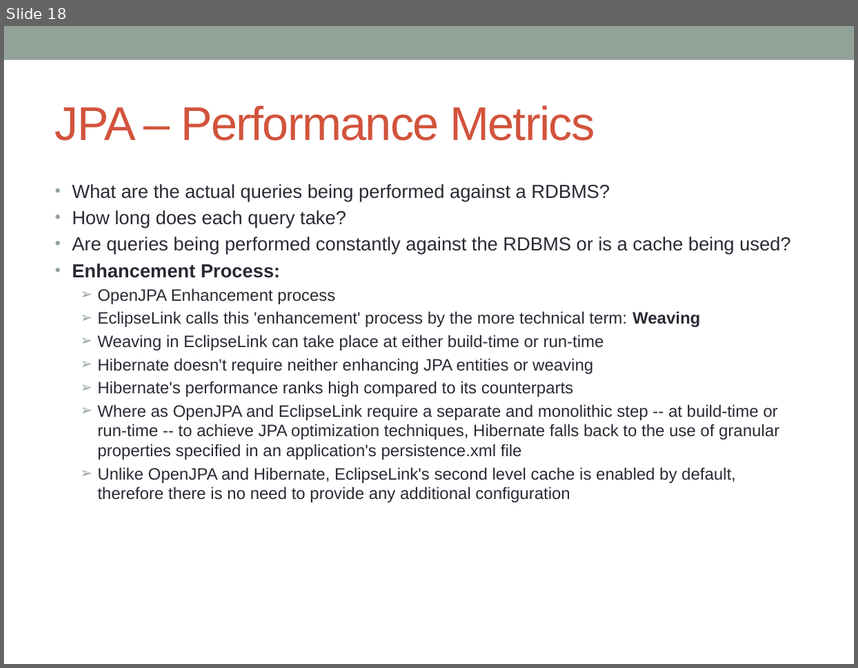
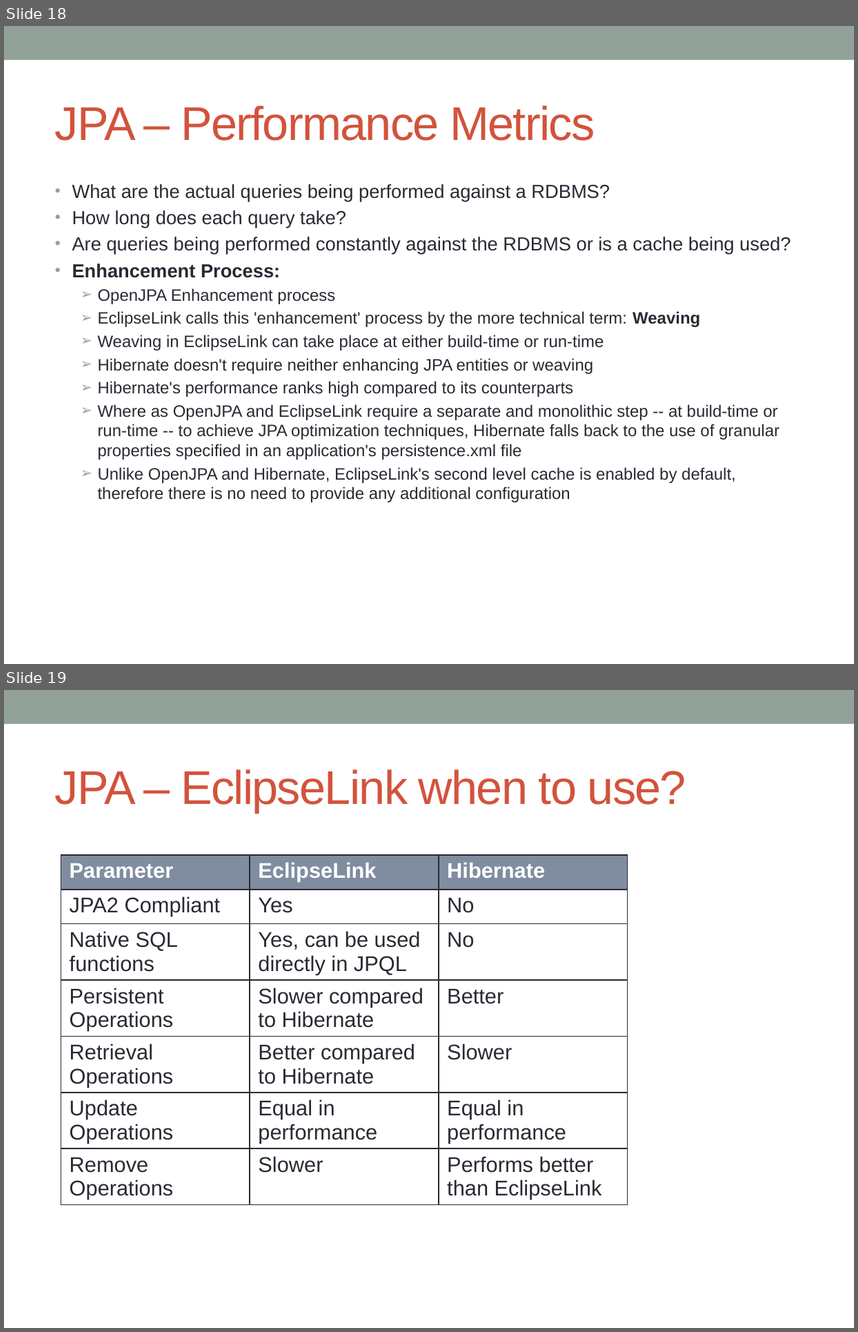
Before and after one commit to notionquest/ProjectDocumentation, a slide deck: Hibernate.pptx. Shown one above the other, each under a label of ours: slide 18 before the commit, slides 18 and 19 after it. The pictures are 858x668 and 858x1332 pixels, drawn with LibreOffice and Linux fonts; fonts in the diff are those of the drawing. Boxes give left, top, right and bottom in pixels: in the first picture for what was removed or moved away, otherwise in the second. Text is boxed around its words. In the diff, an @@ line names an element or a change of style, - is before the commit and + after.

```diff
--- a/Hibernate.pptx
+++ b/Hibernate.pptx
@@ slide 19 added at [4, 690, 854, 1328], background #FFFFFF; not listed: 1 template element that a slide beside it also shows @@
@@ title added at [55, 769, 686, 813], 40 pt, text #D2533C @@
+JPA – EclipseLink when to use?
@@ table added at [61, 855, 627, 1221], 7 rows, 3 columns @@
+Parameter | EclipseLink | Hibernate
+JPA2 Compliant | Yes | No
+Native SQL functions | Yes, can be used directly in JPQL | No
+Persistent Operations | Slower compared to Hibernate | Better
+Retrieval Operations | Better compared to Hibernate | Slower
+Update Operations | Equal in performance | Equal in performance
+Remove Operations | Slower | Performs better than EclipseLink
```
Also in this commit, not shown: 6 other files.
